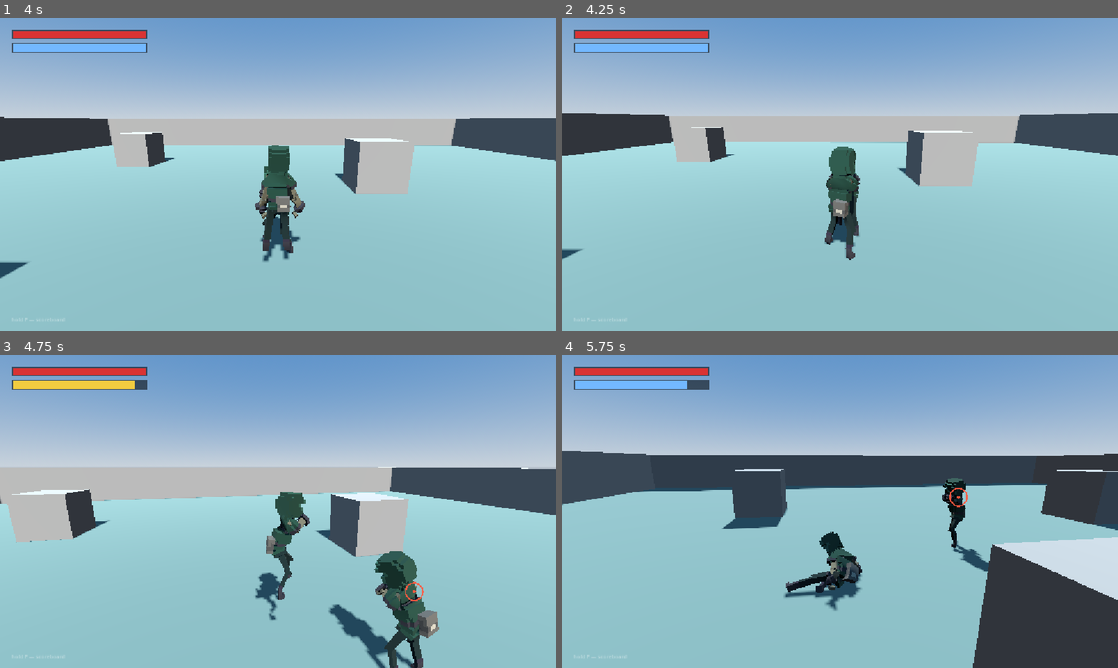
Above: before the commit, frames 1-4 (two rows, left to right).
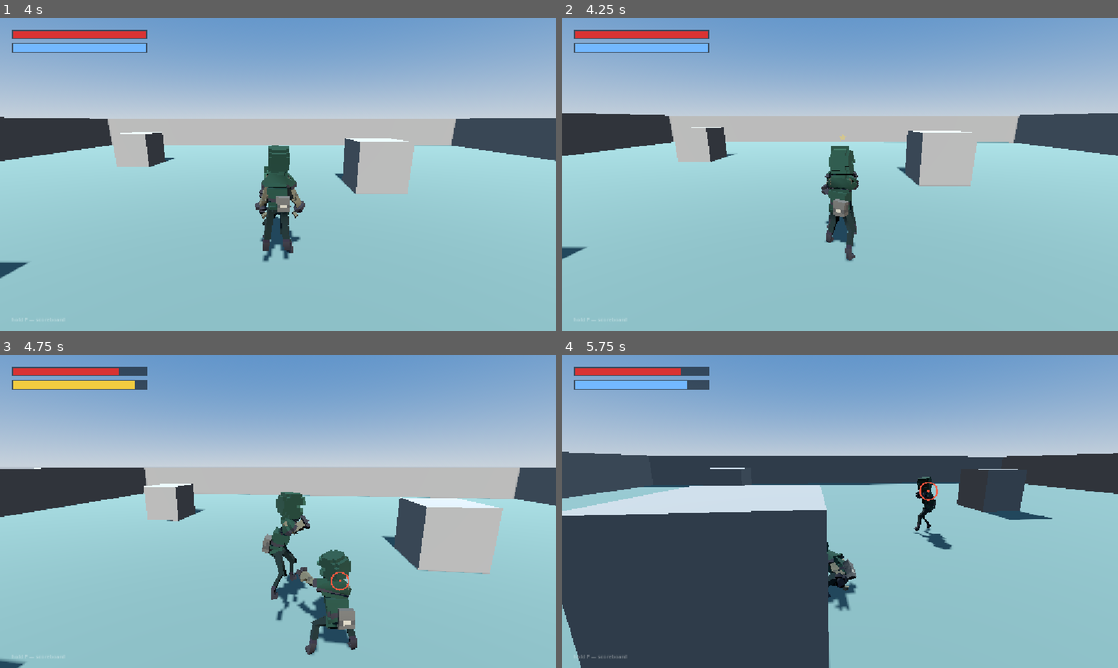
Above: after the commit, the same moments.

Repository: therealssorw/astria
Game: Godot game, scene res://scenes/main.tscn
Two runs of this game, one before a commit and one after it. Both use one fixed random seed, a clock stepped at 60 frames per second and the inputs below. This scene is started directly instead of the project's main scene. A sky picture missing from this copy of the repository is replaced by a grey-blue gradient.
Inputs (mouse positions are in pixels of both pictures, inside the frame that each line leads up to):
- Up to frame 1 (4 s): tap Enter at 0.5 s; move the mouse to (305, 174) at 0.52 s; hold Right mouse button (block) 0.53-1.28 s; hold W (move_forward) from 0.53 s (still down); click (305, 174) at 0.6 s; tap Space (jump) at 0.77, 1.52, 3.02, 3.77 s; move the mouse to (250, 174) at 1.27 s; right-click (250, 174) at 1.35 s; click (250, 174) at 1.55 s; move the mouse to (289, 168) at 2.02 s; hold Right mouse button (block) 2.03-2.78 s; click (289, 168) at 2.1 s; move the mouse to (272, 180) at 2.77 s; right-click (272, 180) at 2.85 s; click (272, 180) at 3.05 s; move the mouse to (316, 177) at 3.52 s; hold Right mouse button (block) from 3.53 s (still down); tap Tab (lock_on) at 3.6 s
- Up to frame 2 (4.25 s): keep holding W (move_forward); keep holding Right mouse button (block)
- Up to frame 3 (4.75 s): keep holding W (move_forward); move the mouse to (233, 508) at 4.27 s; release Right mouse button (block) at 4.28 s; tap P (scoreboard) at 4.35 s; tap Space (jump) at 4.52 s; click (233, 508) at 4.55 s
- Up to frame 4 (5.75 s): keep holding W (move_forward); move the mouse to (845, 511) at 5.02 s; hold Right mouse button (block) from 5.03 s (still down); tap Ctrl (slide) at 5.1 s; click (845, 511) at 5.17 s

Frame 1 is identical in both runs. In frame 2, 0.6% of the frame differs, in the area x 0-96%, y 32-78%; in frame 3, 21%; in frame 4, 41%, in the area x 0-100%, y 4-100%.

Commit message:
Give blocked hits their own sound, and no grunt
The classic punch impact was already in the project as one of the four
punch_impacts variants, so it now moves to Assets/Audio/SFX/Impacts/Blocks
and is pulled OUT of the punch pool — left in both, a clean hit would have
randomly sounded identical to a block and the distinction would be lost.

- Blocked hits play block_impacts instead of the flesh thud; a parry is the
  same sample pitched up 1.25x (it is a block, just a perfect one — the gold
  flash and banner carry the rest of the read).
- No hurt grunt on a blocked or parried hit. The bandit was voicing one on
  every guarded punch; players already didn't, and now neither does.
- A broken guard still sounds like a hit that landed, because it is one.

Verified headless: blocked -> [block], clean -> [impact, grunt], parry ->
[block] @1.25 pitch, guard break -> [impact, grunt], for both players and
bandits.

Co-Authored-By: Claude Opus 5 <noreply@anthropic.com>

Diff:
--- /dev/null
+++ b/Assets/Audio/SFX/Impacts/Blocks/block_impacts.tres
@@ -0,0 +1,8 @@
+[gd_resource type="AudioStreamRandomizer" load_steps=2 format=3]
+
+[ext_resource type="AudioStreamMP3" uid="uid://gyt88dxpphxo" path="res://Assets/Audio/SFX/Impacts/Blocks/universfield-classic-punch-impact-352711.mp3" id="1_classic"]
+
+[resource]
+random_pitch = 1.08
+streams_count = 1
+stream_0/stream = ExtResource("1_classic")
--- a/Assets/Audio/SFX/Impacts/Punches/punch_impacts.tres
+++ b/Assets/Audio/SFX/Impacts/Punches/punch_impacts.tres
@@ -1,14 +1,12 @@
-[gd_resource type="AudioStreamRandomizer" load_steps=5 format=3]
+[gd_resource type="AudioStreamRandomizer" load_steps=4 format=3]
 
 [ext_resource type="AudioStreamMP3" uid="uid://bhpkaw7s0s52v" path="res://Assets/Audio/SFX/Impacts/Punches/universfield-punch-04-383965.mp3" id="1_p04"]
 [ext_resource type="AudioStreamMP3" uid="uid://bylrdrkqrbfkm" path="res://Assets/Audio/SFX/Impacts/Punches/universfield-punch-02-123106.mp3" id="2_p02"]
 [ext_resource type="AudioStreamMP3" uid="uid://dd2xrhunu646r" path="res://Assets/Audio/SFX/Impacts/Punches/universfield-punch-140236.mp3" id="3_p14"]
-[ext_resource type="AudioStreamMP3" uid="uid://b8xjosstqkqls" path="res://Assets/Audio/SFX/Impacts/Punches/universfield-classic-punch-impact-352711.mp3" id="4_classic"]
 
 [resource]
 random_pitch = 1.06
-streams_count = 4
+streams_count = 3
 stream_0/stream = ExtResource("1_p04")
 stream_1/stream = ExtResource("2_p02")
 stream_2/stream = ExtResource("3_p14")
-stream_3/stream = ExtResource("4_classic")
--- a/scripts/entities/enemy.gd
+++ b/scripts/entities/enemy.gd
@@ -37,8 +37,10 @@
 ## This character's grunt pair — played (one random grunt) whenever it takes
 ## damage. Each character gets exactly one pair.
 @export var hurt_grunts: AudioStream
-## Impact thud played whenever a punch lands on this character.
+## Impact thud played when a punch gets through to this character.
 @export var punch_impacts: AudioStream = preload("res://Assets/Audio/SFX/Impacts/Punches/punch_impacts.tres")
+## Played instead when its guard eats the hit — no flesh thud, no grunt.
+@export var block_impacts: AudioStream = preload("res://Assets/Audio/SFX/Impacts/Blocks/block_impacts.tres")
 ## Played once when this character dies.
 @export var death_sounds: AudioStream = preload("res://Assets/Audio/SFX/Deaths/death_sounds.tres")
 ## Swing woosh — plays the moment any attack starts, whether or not it hits.
@@ -115,6 +117,7 @@
 var _retarget_left := 0.0
 var _grunt_player: AudioStreamPlayer3D
 var _impact_player: AudioStreamPlayer3D
+var _block_player: AudioStreamPlayer3D
 var _death_player: AudioStreamPlayer3D
 var _woosh_player: AudioStreamPlayer3D
 
@@ -148,6 +151,11 @@
 		_impact_player.stream = punch_impacts
 		_impact_player.position.y = 1.2
 		add_child(_impact_player)
+	if block_impacts:
+		_block_player = AudioStreamPlayer3D.new()
+		_block_player.stream = block_impacts
+		_block_player.position.y = 1.2
+		add_child(_block_player)
 	if death_sounds:
 		_death_player = AudioStreamPlayer3D.new()
 		_death_player.stream = death_sounds
@@ -619,11 +627,15 @@
 ## Flash + sounds — runs on the server (host view) and on every client.
 func _damage_fx(result: int) -> void:
 	if result == Player.Guard.BLOCKED:
+		# the guard held: it thuds off the block and it doesn't hurt, so no
+		# flesh impact and no grunt
 		body_visual.flash(Color(0.4, 0.7, 1.0), 0.15)
-	else:
-		body_visual.flash(Color(1.0, 0.85, 0.3), 0.12)
-		body_visual.hit_react(0.28)
-		body_visual.hitstop(0.06)
+		if _block_player:
+			_block_player.play()
+		return
+	body_visual.flash(Color(1.0, 0.85, 0.3), 0.12)
+	body_visual.hit_react(0.28)
+	body_visual.hitstop(0.06)
 	if _impact_player:
 		_impact_player.play()
 	if _grunt_player and health > 0.0:
--- a/scripts/entities/player.gd
+++ b/scripts/entities/player.gd
@@ -122,8 +122,11 @@
 ## This character's grunt pair — one random grunt plays per unblocked hit.
 ## Each character gets exactly one pair (player pair still unassigned).
 @export var hurt_grunts: AudioStream
-## Impact thud played whenever a punch lands on this character (blocked or not).
+## Impact thud played when a punch gets through to this character.
 @export var punch_impacts: AudioStream = preload("res://Assets/Audio/SFX/Impacts/Punches/punch_impacts.tres")
+## Played instead when the guard eats the hit — a block sounds like a block,
+## and no grunt goes with it, so blocked and clean hits never sound alike.
+@export var block_impacts: AudioStream = preload("res://Assets/Audio/SFX/Impacts/Blocks/block_impacts.tres")
 ## Played once when this character dies.
 @export var death_sounds: AudioStream = preload("res://Assets/Audio/SFX/Deaths/death_sounds.tres")
 ## Swing woosh — plays the moment any attack starts, whether or not it hits.
@@ -228,6 +231,7 @@
 var _time := 0.0
 var _grunt_player: AudioStreamPlayer3D
 var _impact_player: AudioStreamPlayer3D
+var _block_player: AudioStreamPlayer3D
 var _death_player: AudioStreamPlayer3D
 var _woosh_player: AudioStreamPlayer3D
 
@@ -260,6 +264,11 @@
 		_impact_player.stream = punch_impacts
 		_impact_player.position.y = 1.2
 		add_child(_impact_player)
+	if block_impacts:
+		_block_player = AudioStreamPlayer3D.new()
+		_block_player.stream = block_impacts
+		_block_player.position.y = 1.2
+		add_child(_block_player)
 	if death_sounds:
 		_death_player = AudioStreamPlayer3D.new()
 		_death_player.stream = death_sounds
@@ -1090,13 +1099,23 @@
 	body_visual.play_stagger(duration)
 	_add_shake(0.4)
 
+## A hit the guard ate thuds off the block; only one that got through sounds
+## like flesh. A parry is the same thud pitched up — it IS a block, just a
+## perfect one, and the gold flash and banner carry the rest of the read.
+func _play_impact_sound(result: int) -> void:
+	if result == Guard.BLOCKED or result == Guard.PARRIED:
+		if _block_player:
+			_block_player.pitch_scale = 1.25 if result == Guard.PARRIED else 1.0
+			_block_player.play()
+	elif _impact_player:
+		_impact_player.play()
+
 ## Damage feedback on every peer; the owner also takes the knockback.
 func net_apply_damage(new_health: float, result: int, knockback: Vector3,
 		new_stamina: float, attacker := 0) -> void:
 	health = new_health
 	stamina = new_stamina # the guard meter is server-owned, no drift allowed
-	if _impact_player:
-		_impact_player.play() # the punch landed, guard up or not
+	_play_impact_sound(result)
 	match result:
 		Guard.PARRIED:
 			body_visual.flash(Color(1.0, 0.95, 0.6), 0.25)
Not shown, added: Assets/Audio/SFX/Impacts/Blocks/universfield-classic-punch-impact-352711.mp3.import
Not shown, removed: Assets/Audio/SFX/Impacts/Punches/universfield-classic-punch-impact-352711.mp3.import
Not shown, added: Assets/Audio/SFX/Impacts/Blocks/universfield-classic-punch-impact-352711.mp3
